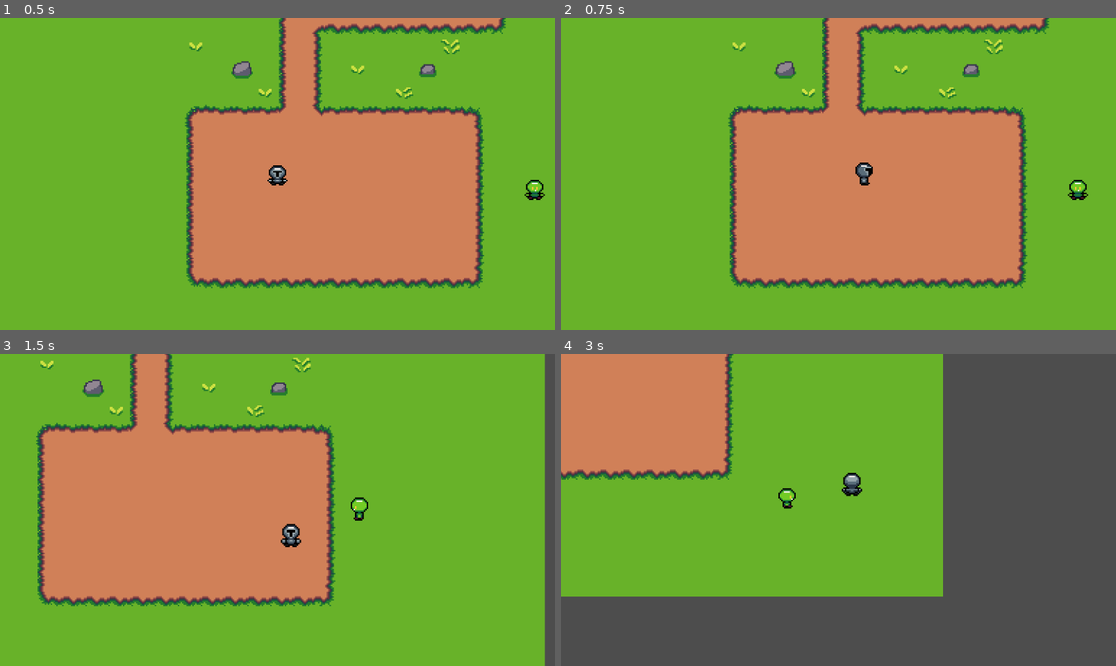
Above: before the commit, frames 1-4 (two rows, left to right).
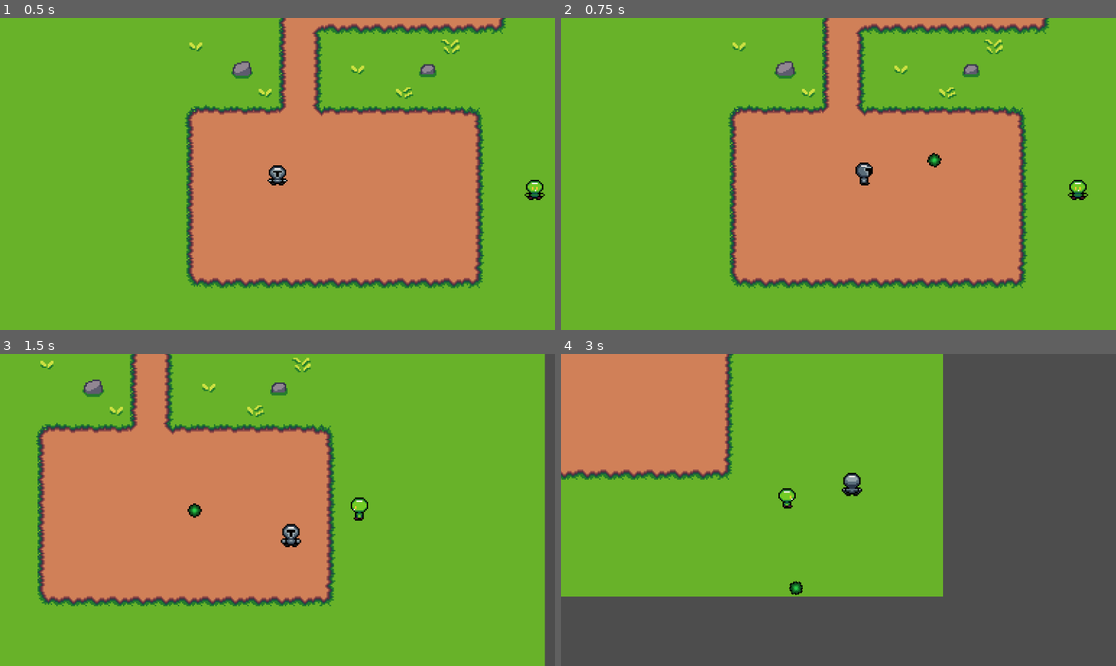
Above: after the commit, the same moments.

Repository: boothe0/CS386GodotProject
Game: Godot game, scene res://scenes/main_scene.tscn
Two runs of this game, one before a commit and one after it. Both use one fixed random seed, a clock stepped at 60 frames per second and the inputs below.
Inputs (mouse positions are in pixels of both pictures, inside the frame that each line leads up to):
- Up to frame 1 (0.5 s): no input
- Up to frame 2 (0.75 s): move the mouse to (960, 158) at 0.52 s; hold D (move_right) from 0.53 s (still down); click (960, 158) at 0.6 s
- Up to frame 3 (1.5 s): move the mouse to (166, 525) at 1.27 s; release D (move_right) at 1.28 s; hold S (move_down) from 1.28 s (still down); click (166, 525) at 1.35 s
- Up to frame 4 (3 s): move the mouse to (894, 441) at 2.02 s; release S (move_down) at 2.03 s; hold D (move_right) 2.03-2.78 s; click (894, 441) at 2.1 s; move the mouse to (810, 572) at 2.77 s; hold W (move_up) from 2.78 s (still down); click (810, 572) at 2.85 s

Frame 1 is identical in both runs. In frame 2, less than 0.1% of the frame differs, in the area x 65-69%, y 43-49%; in frame 3, less than 0.1%; in frame 4, less than 0.1%, in the area x 41-44%, y 72-78%.

Commit message:
bug fixes and added damage and projectiles
i added both player and enemy taking damage. the player is able to shoot projectiles and the enemy hits the player if the player is in melee range of enemy. enemy has 3 health and player has 5 (adjustable). attack damage of both is also adjustable. can see hit detection and player/enemy health in the debugging console. fixed a few collision bugs as well.

Diff:
--- a/cs386gameproject/project.godot
+++ b/cs386gameproject/project.godot
@@ -41,6 +41,17 @@
 , Object(InputEventKey,"resource_local_to_scene":false,"resource_name":"","device":-1,"window_id":0,"alt_pressed":false …(186 unchanged characters)…
 ]
 }
+shoot={
+"deadzone": 0.5,
+"events": [Object(InputEventMouseButton,"resource_local_to_scene":false,"resource_name":"","device":-1,"window_id":0,"alt_pressed":false,"shift_pressed":false,"ctrl_pressed":false,"meta_pressed":false,"button_mask":0,"position":Vector2(0, 0),"global_position":Vector2(0, 0),"factor":1.0,"button_index":1,"canceled":false,"pressed":false,"double_click":false,"script":null)
+]
+}
+
+[layer_names]
+
+2d_physics/layer_1="Player"
+2d_physics/layer_2="Projectile"
+2d_physics/layer_3="Enemy"
 
 [rendering]
 
--- a/cs386gameproject/scenes/enemy.tscn
+++ b/cs386gameproject/scenes/enemy.tscn
@@ -1,7 +1,11 @@
-[gd_scene load_steps=22 format=3 uid="uid://d1he61wxuea23"]
-
-[ext_resource type="Script" path="res://scripts/enemy_detection.gd" id="1_hfuff"]
+[gd_scene load_steps=23 format=3 uid="uid://d1he61wxuea23"]
+
+[ext_resource type="Script" path="res://scripts/enemy.gd" id="1_hfuff"]
 [ext_resource type="Texture2D" uid="uid://sjiaenrl1wqh" path="res://assets/16x16 Magical Forest Asset Pack/Characters/GoblinCharacter-Idle.png" id="2_wqalq"]
+
+[sub_resource type="CapsuleShape2D" id="CapsuleShape2D_bstlm"]
+radius = 7.0
+height = 18.0
 
 [sub_resource type="AtlasTexture" id="AtlasTexture_u3asi"]
 atlas = ExtResource("2_wqalq")
@@ -158,15 +162,20 @@
 "speed": 4.0
 }]
 
-[sub_resource type="CapsuleShape2D" id="CapsuleShape2D_ujonq"]
-radius = 6.0
-height = 16.0
-
 [sub_resource type="CircleShape2D" id="CircleShape2D_jof74"]
 radius = 70.0
 
-[node name="Enemy" type="CharacterBody2D"]
+[sub_resource type="CircleShape2D" id="CircleShape2D_yg8bk"]
+radius = 11.0
+
+[node name="Enemy" type="CharacterBody2D" groups=["enemies"]]
+collision_layer = 4
+collision_mask = 2
 script = ExtResource("1_hfuff")
+
+[node name="CollisionShape2D" type="CollisionShape2D" parent="."]
+visible = false
+shape = SubResource("CapsuleShape2D_bstlm")
 
 [node name="AnimatedSprite2D" type="AnimatedSprite2D" parent="."]
 sprite_frames = SubResource("SpriteFrames_ftuvv")
@@ -174,13 +183,18 @@
 autoplay = "idle_down"
 frame_progress = 0.988216
 
-[node name="CollisionShape2D" type="CollisionShape2D" parent="."]
-shape = SubResource("CapsuleShape2D_ujonq")
-
 [node name="DetectionArea" type="Area2D" parent="."]
+visible = false
 
 [node name="CollisionShape2D" type="CollisionShape2D" parent="DetectionArea"]
 shape = SubResource("CircleShape2D_jof74")
 
+[node name="AttackArea" type="Area2D" parent="."]
+
+[node name="CollisionShape2D" type="CollisionShape2D" parent="AttackArea"]
+shape = SubResource("CircleShape2D_yg8bk")
+
 [connection signal="body_entered" from="DetectionArea" to="." method="_on_detection_area_body_entered"]
 [connection signal="body_exited" from="DetectionArea" to="." method="_on_detection_area_body_exited"]
+[connection signal="body_entered" from="AttackArea" to="." method="_on_attack_area_body_entered"]
+[connection signal="body_exited" from="AttackArea" to="." method="_on_attack_area_body_exited"]
--- a/cs386gameproject/scenes/player.tscn
+++ b/cs386gameproject/scenes/player.tscn
@@ -1,6 +1,6 @@
 [gd_scene load_steps=21 format=3 uid="uid://cmxv3umec3ewx"]
 
-[ext_resource type="Script" path="res://scripts/player_movement.gd" id="1_ucs4q"]
+[ext_resource type="Script" path="res://scripts/player.gd" id="1_ucs4q"]
 [ext_resource type="Texture2D" uid="uid://db6a0gcvmsdqe" path="res://assets/16x16 Magical Forest Asset Pack/Characters/KnightCharacter-Idle.png" id="2_80bxb"]
 
 [sub_resource type="AtlasTexture" id="AtlasTexture_h468s"]
--- /dev/null
+++ b/cs386gameproject/scenes/projectile.tscn
@@ -0,0 +1,46 @@
+[gd_scene load_steps=7 format=3 uid="uid://dr4k1grc0ehi2"]
+
+[ext_resource type="Script" path="res://scripts/projectile.gd" id="1_0g5wb"]
+[ext_resource type="Texture2D" uid="uid://cv0wcmqpubop2" path="res://assets/Projectiles/Projectiles/bolt1_strip.png" id="1_k6ip4"]
+
+[sub_resource type="CircleShape2D" id="CircleShape2D_efjcx"]
+radius = 6.0
+
+[sub_resource type="AtlasTexture" id="AtlasTexture_jrabc"]
+atlas = ExtResource("1_k6ip4")
+region = Rect2(0, 0, 10, 10)
+
+[sub_resource type="AtlasTexture" id="AtlasTexture_hu8y2"]
+atlas = ExtResource("1_k6ip4")
+region = Rect2(10, 0, 10, 10)
+
+[sub_resource type="SpriteFrames" id="SpriteFrames_qkspk"]
+animations = [{
+"frames": [{
+"duration": 1.0,
+"texture": SubResource("AtlasTexture_jrabc")
+}, {
+"duration": 1.0,
+"texture": SubResource("AtlasTexture_hu8y2")
+}],
+"loop": true,
+"name": &"flying",
+"speed": 10.0
+}]
+
+[node name="Projectile" type="Area2D"]
+collision_layer = 2
+collision_mask = 4
+script = ExtResource("1_0g5wb")
+
+[node name="CollisionShape2D" type="CollisionShape2D" parent="."]
+shape = SubResource("CircleShape2D_efjcx")
+
+[node name="AnimatedSprite2D" type="AnimatedSprite2D" parent="."]
+sprite_frames = SubResource("SpriteFrames_qkspk")
+animation = &"flying"
+autoplay = "flying"
+frame = 1
+frame_progress = 1.0
+
+[connection signal="body_entered" from="." to="." method="_on_body_entered"]
--- /dev/null
+++ b/cs386gameproject/scripts/enemy.gd
@@ -0,0 +1,68 @@
+extends CharacterBody2D
+
+const SPEED = 80
+var player = null
+var direction = Vector2.ZERO
+var health = 3
+var attack_damage = 1
+var can_attack = true
+
+@onready var animated_sprite = $AnimatedSprite2D  # If using animations
+
+# code to move enemy and play animations
+func _physics_process(delta: float) -> void:
+	if player:
+		direction = (player.global_position - global_position).normalized()
+		velocity = direction * SPEED
+		move_and_slide()
+
+	if animated_sprite:
+		if direction.x > 0:
+			animated_sprite.play("walk_right")
+		elif direction.x < 0:
+			animated_sprite.play("walk_left")
+		elif direction.y > 0:
+			animated_sprite.play("walk_up")
+		elif direction.y < 0:
+			animated_sprite.play("walk_down")
+
+# code to let enemy attack player when in range
+func attack():
+	while player and can_attack:
+		print("Enenmy attacks!")
+		player.take_damage(attack_damage)
+		can_attack = false
+		await get_tree().create_timer(1.5).timeout
+		can_attack = true
+
+# code for enemy to take damage from player
+func take_damage(amount):
+	health -= amount
+	print("Enemy health: ", health) #debugging
+	if health <= 0:
+		die()
+
+# code to have enemy die once all health is gone
+func die():
+	queue_free()
+
+# code to follow player if enters detection zone
+func _on_detection_area_body_entered(body: Node2D) -> void:
+	if body.name == "Player":
+		player = body
+
+#code to stop following player once they leave detection zone
+func _on_detection_area_body_exited(body: Node2D) -> void:
+	if body == player:
+		player = null
+
+# attack when player enters area
+func _on_attack_area_body_entered(body: Node2D) -> void:
+	if body.name == "Player":
+		player = body
+		attack()
+
+# stop attacking when player leaves area
+func _on_attack_area_body_exited(body: Node2D) -> void:
+	if body == player:
+		player = null
--- a/cs386gameproject/scripts/enemy_detection.gd
+++ /dev/null
@@ -1,34 +0,0 @@
-extends CharacterBody2D
-
-const SPEED = 80
-var player = null
-var direction = Vector2.ZERO
-
-@onready var animated_sprite = $AnimatedSprite2D  # If using animations
-
-func _physics_process(delta: float) -> void:
-	if player:
-		direction = (player.global_position - global_position).normalized()
-		velocity = direction * SPEED
-		move_and_slide()
-
-	if animated_sprite:
-		if direction.x > 0:
-			animated_sprite.play("walk_right")
-		elif direction.x < 0:
-			animated_sprite.play("walk_left")
-		elif direction.y > 0:
-			animated_sprite.play("walk_up")
-		elif direction.y < 0:
-			animated_sprite.play("walk_down")
-
-
-
-
-func _on_detection_area_body_entered(body: Node2D) -> void:
-	if body.name == "Player":
-		player = body
-
-func _on_detection_area_body_exited(body: Node2D) -> void:
-	if body == player:
-		player = null
--- a/cs386gameproject/scripts/player_movement.gd
+++ b/cs386gameproject/scripts/player.gd
@@ -2,6 +2,8 @@
 
 const SPEED = 150
 @onready var animated_sprite = $AnimatedSprite2D  # Get the sprite node
+var projectile_scene = preload("res://scenes/projectile.tscn")
+var health = 5
 
 func _physics_process(delta):
 	var direction = Vector2.ZERO
@@ -36,3 +38,22 @@
 		# Play idle animation based on the last movement
 		if animated_sprite.animation.begins_with("walk"):
 			animated_sprite.play("idle_" + animated_sprite.animation.split("_")[1])
+
+	if Input.is_action_just_pressed("shoot"):
+		shoot()
+
+func shoot():
+	var projectile = projectile_scene.instantiate()
+	get_parent().add_child(projectile)
+	projectile.global_position = global_position
+	projectile.set_direction(get_global_mouse_position(), global_position)
+
+func take_damage(amount):
+	health -= amount
+	print("Player health: ", health)
+	if health <= 0:
+		die()
+
+func die():
+	print("Player died")
+	queue_free()
--- /dev/null
+++ b/cs386gameproject/scripts/projectile.gd
@@ -0,0 +1,24 @@
+extends Area2D
+
+const SPEED = 500
+var direction = Vector2.ZERO
+var damage = 1
+
+func _ready() -> void:
+	connect("body_entered", Callable(self, "_on_body_entered"))
+	await get_tree().create_timer(3.0).timeout
+	queue_free()
+
+func _process(delta: float) -> void:
+	position += direction * SPEED * delta
+
+func set_direction(target_pos, origin_pos):
+	direction = (target_pos - origin_pos).normalized()
+	rotation = direction.angle()
+
+func _on_body_entered(body: Node2D) -> void:
+	print("Projectile hit: ", body.name, " | Groups: ", body.get_groups(), " | Type: ", body.get_class()) # debugging
+	if body.is_in_group("enemies"):
+		print("Enemy hit! Applying damage.") # debugging
+		body.take_damage(damage)
+		queue_free()
Binary file added: cs386gameproject/assets/Projectiles/Projectiles/bolt1_strip.png
Not shown, added: cs386gameproject/assets/Projectiles/Projectiles/bolt1_strip.png.import
Binary file added: cs386gameproject/assets/Projectiles/Projectiles/bullet1_strip.png
Not shown, added: cs386gameproject/assets/Projectiles/Projectiles/bullet1_strip.png.import
Binary file added: cs386gameproject/assets/Projectiles/Projectiles/necrobolt1_strip.png
Not shown, added: cs386gameproject/assets/Projectiles/Projectiles/necrobolt1_strip.png.import
